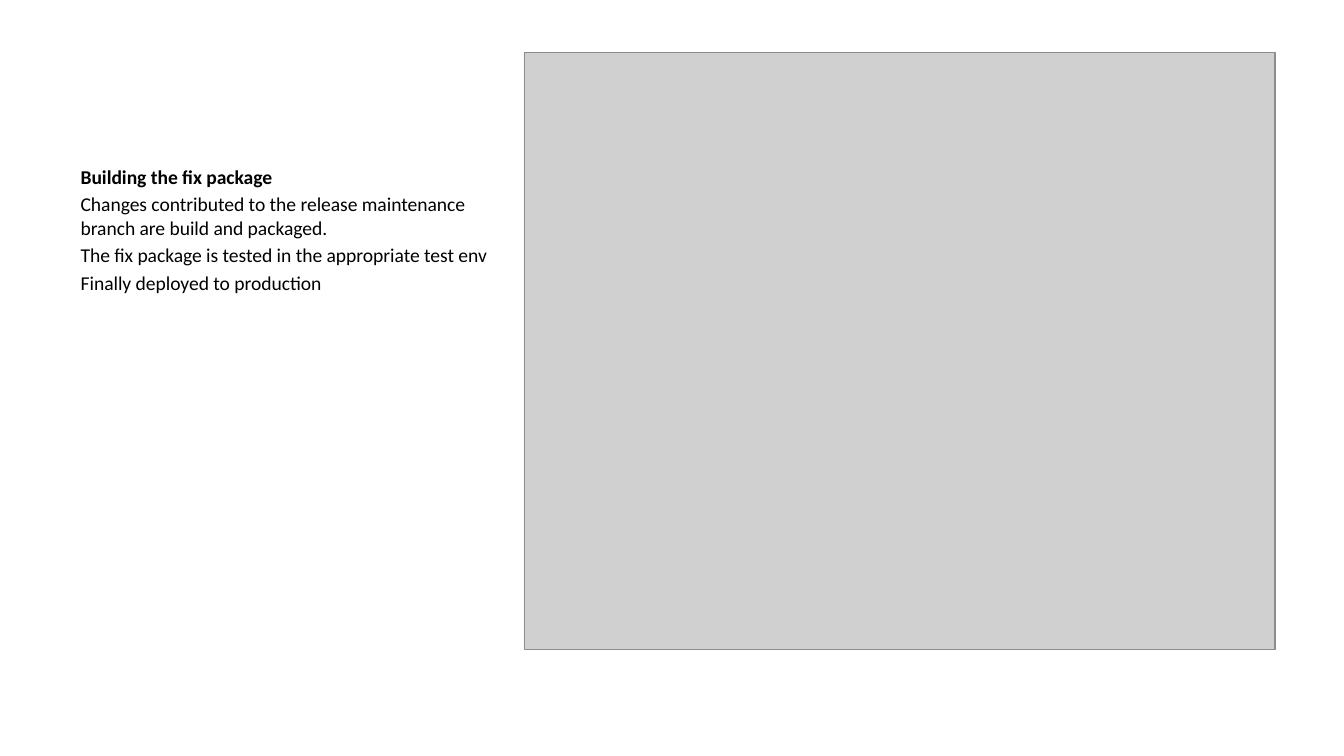
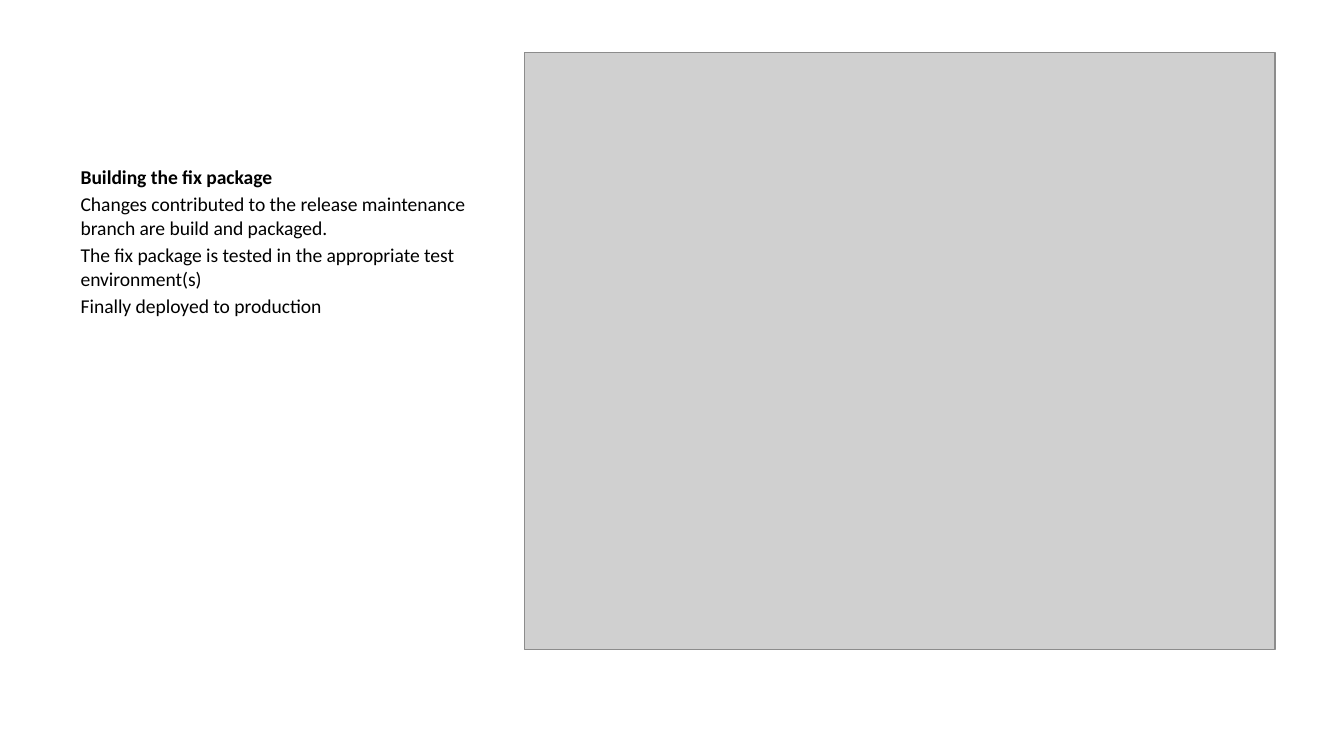
Before and after one commit to ijmitch/ukgse-2024-devops-git, a slide deck: slide 13 of docs/p1.pptx. Drawn at 1344x756 pixels with LibreOffice and Linux fonts; fonts in the diff are those of the drawing; grey boxes stand for pictures. Boxes give left, top, right and bottom in pixels: in the first picture for what was removed or moved away, otherwise in the second. Text is boxed around its words. In the diff, an @@ line names an element or a change of style, - is before the commit and + after.

```diff
--- a/docs/p1.pptx
+++ b/docs/p1.pptx
@@ text at bbox=[81, 248, 454, 289]: text changed @@
-The fix package is tested in the appropriate test env
+The fix package is tested in the appropriate test environment(s)
```
Also in this commit, not shown: 7 other slides changed, 3 other files.
